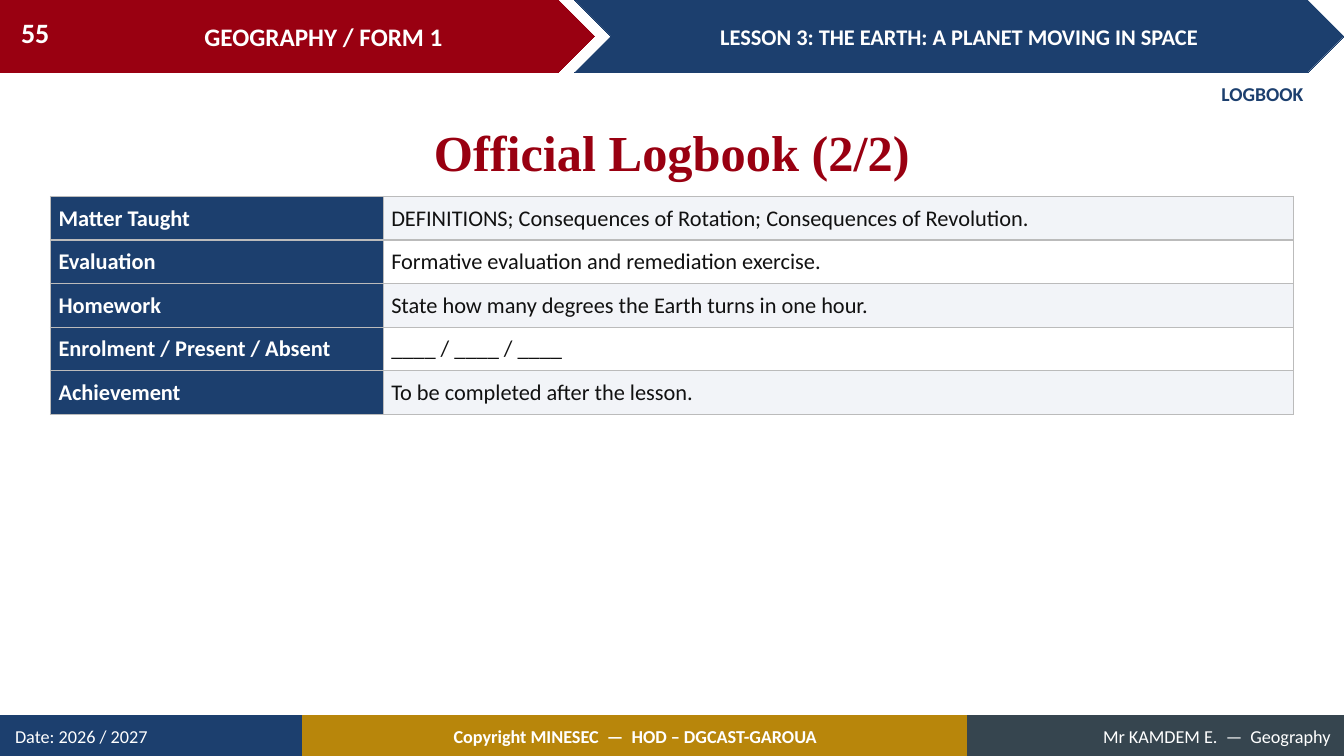
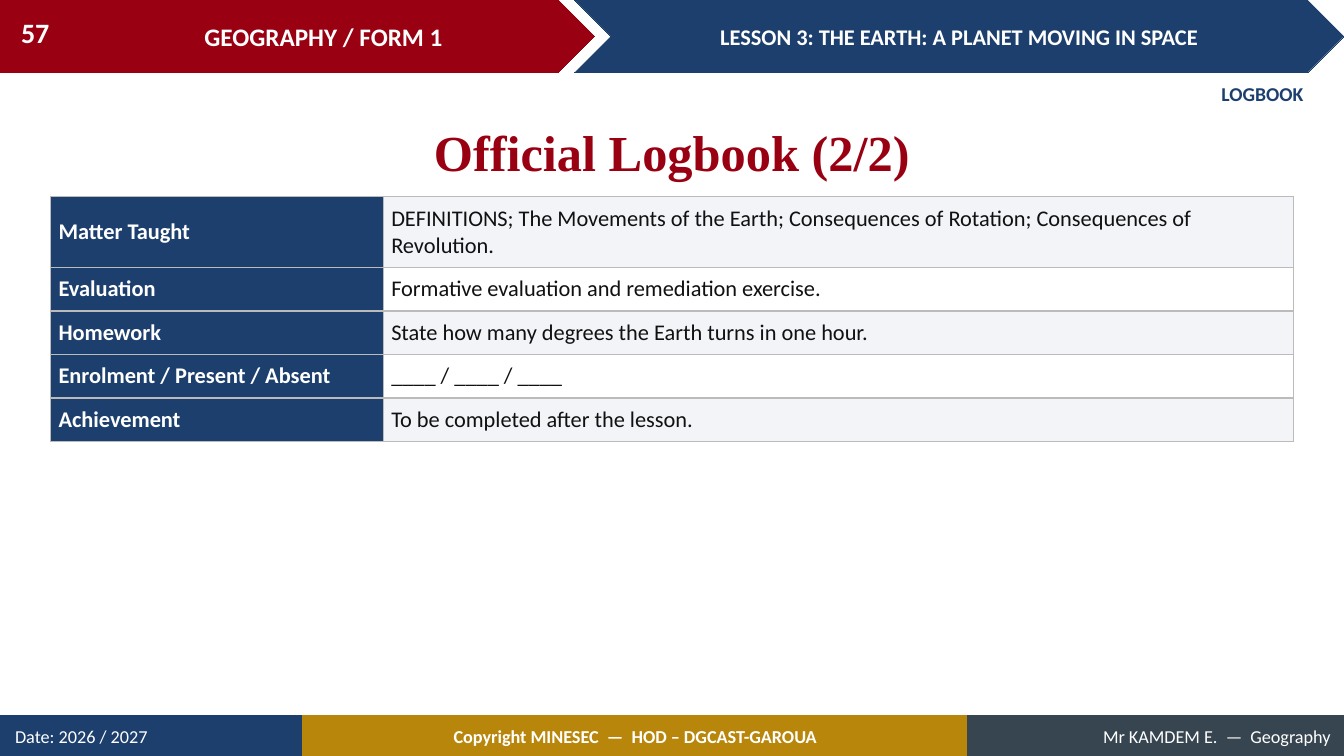
Before and after one commit to Berthautk/linea-github, a slide deck: slide 57 of lecons/F1/05_F1_M1_L03_The_Earth_A_Planet_Moving_in_Space.pptx (slide 55 before the commit). Drawn at 1344x756 pixels with LibreOffice and Linux fonts; fonts in the diff are those of the drawing. Boxes give left, top, right and bottom in pixels: in the first picture for what was removed or moved away, otherwise in the second. Text is boxed around its words. In the diff, an @@ line names an element or a change of style, - is before the commit and + after.

```diff
--- a/lecons/F1/05_F1_M1_L03_The_Earth_A_Planet_Moving_in_Space.pptx
+++ b/lecons/F1/05_F1_M1_L03_The_Earth_A_Planet_Moving_in_Space.pptx
@@ page number at (21,24,49,43): text changed @@
-55
+57
@@ table at (50,197,1294,435) @@
-row 1, column 2: DEFINITIONS; Consequences of Rotation; Consequences of Revolution.
+row 1, column 2: DEFINITIONS; The Movements of the Earth; Consequences of Rotation; Consequences of Revolution.
```
Also in this commit, not shown: 8 other slides changed, 3 slides added, 1 slide removed, 1 other file.
